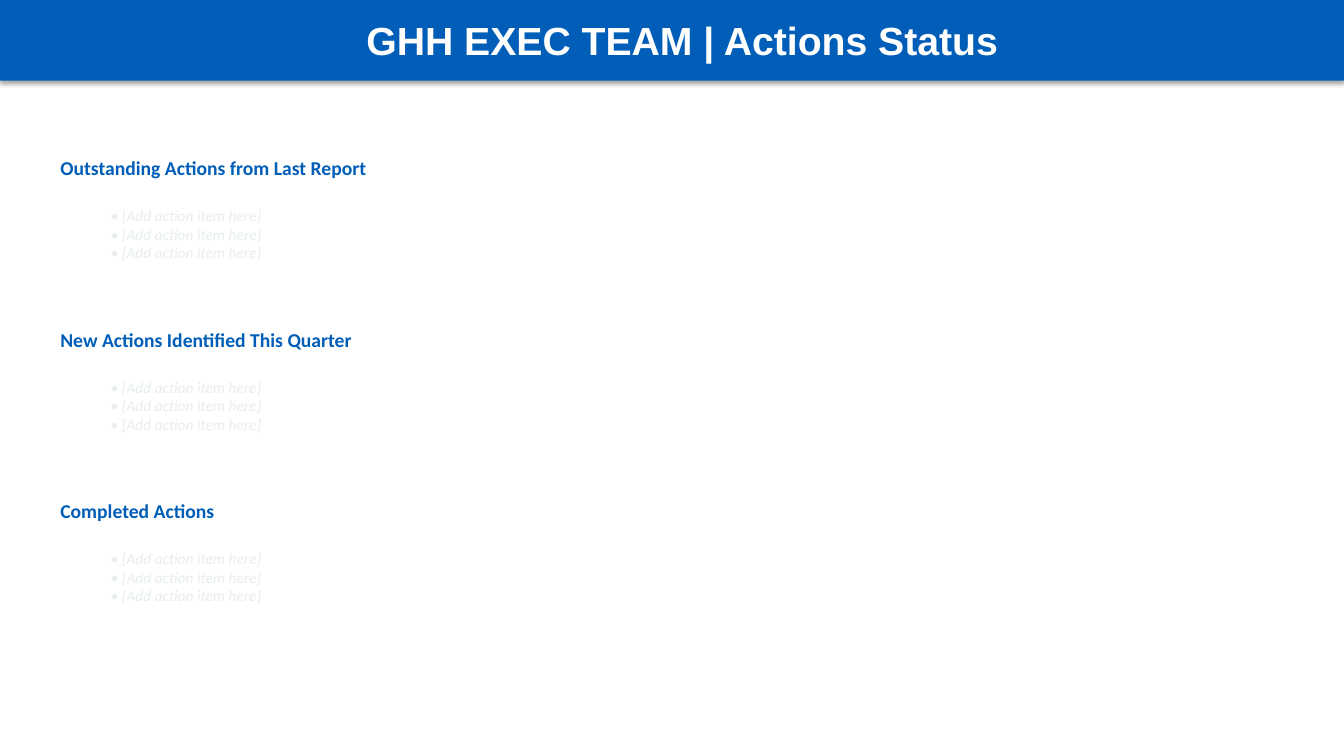
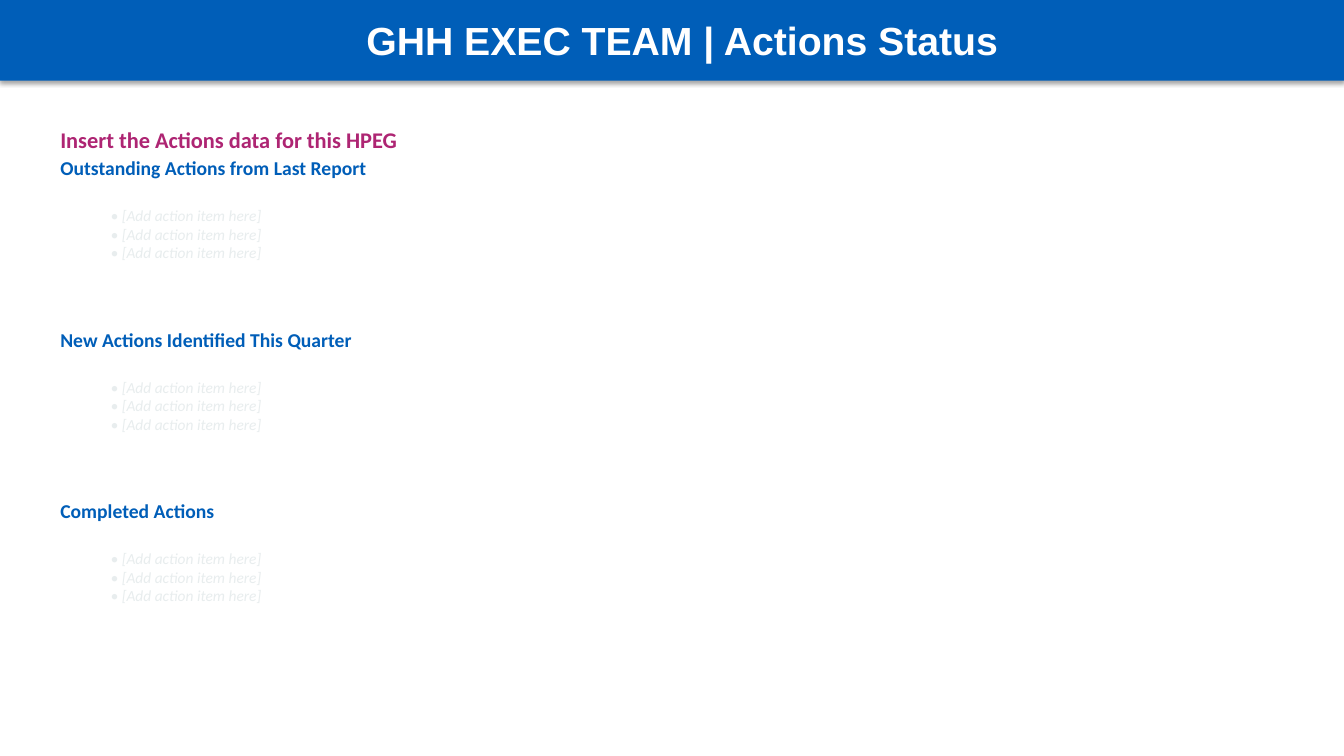
Before and after one commit to Lodd193/HPEG-Reports, a slide deck: slide 17 of outputs/GHH_Exec_Team_Complaints_Sep-2025-Nov-2025.pptx. Drawn at 1344x756 pixels with LibreOffice and Linux fonts; fonts in the diff are those of the drawing. Boxes give left, top, right and bottom in pixels: in the first picture for what was removed or moved away, otherwise in the second. Text is boxed around its words. In the diff, an @@ line names an element or a change of style, - is before the commit and + after.

Commit message:
Update all HPEG reports with demographics charts and improvements

```diff
--- a/outputs/GHH_Exec_Team_Complaints_Sep-2025-Nov-2025.pptx
+++ b/outputs/GHH_Exec_Team_Complaints_Sep-2025-Nov-2025.pptx
@@ text added at box(60, 132, 397, 148), 16 pt, text #AE2573, bold @@
+Insert the Actions data for this HPEG
```
Also in this commit, not shown: 3 other slides changed, 1 slide added, 1 slide removed, 5 other files.
